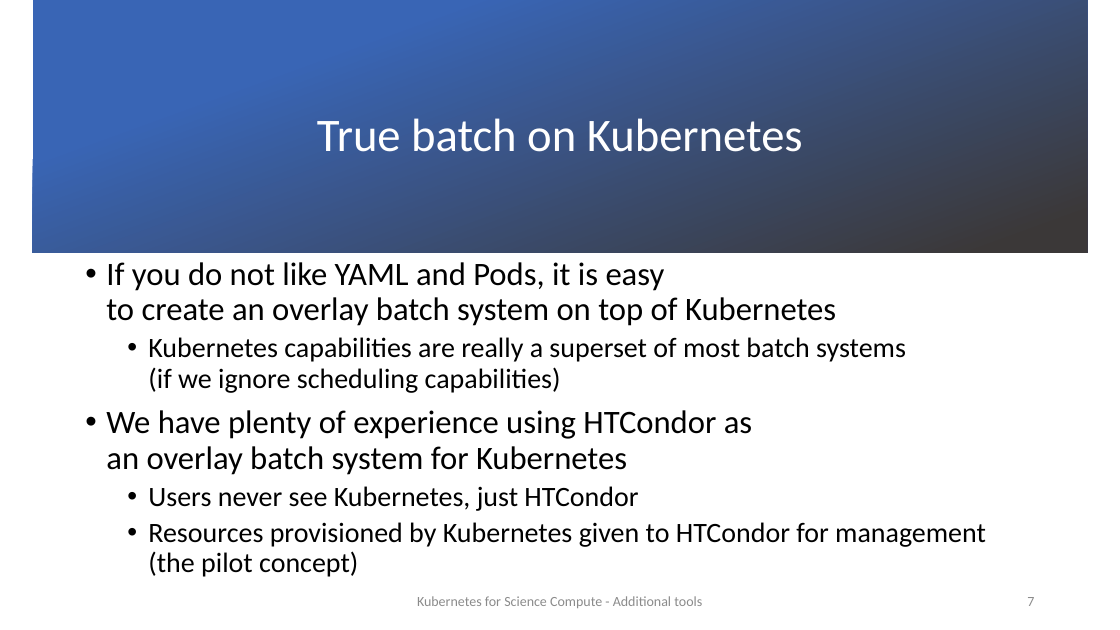
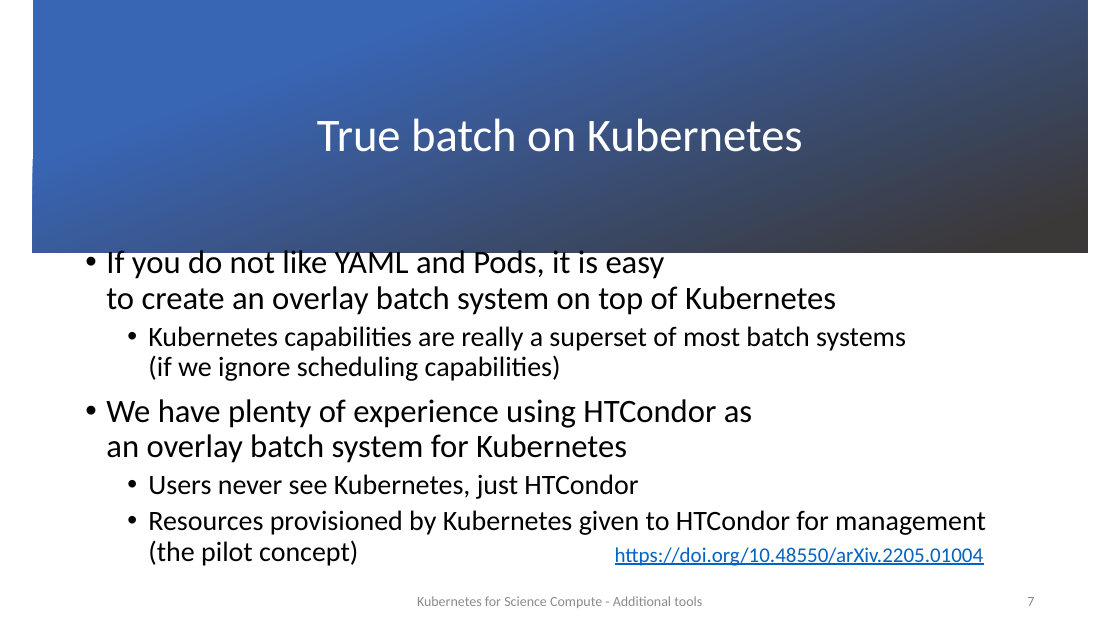
Before and after one commit to sfiligoi/tutorial-k8s-sdsc2022, a slide deck: slide 7 of slides/7_kubernetes_extra.pptx. Drawn at 1120x630 pixels with LibreOffice and Linux fonts; fonts in the diff are those of the drawing; background and template pictures are left out. Boxes give left, top, right and bottom in pixels: in the first picture for what was removed or moved away, otherwise in the second. Text is boxed around its words. In the diff, an @@ line names an element or a change of style, - is before the commit and + after.

```diff
--- a/slides/7_kubernetes_extra.pptx
+++ b/slides/7_kubernetes_extra.pptx
@@ text "If you do not like ..." rewrapped from (106, 262, 986, 577) to (106, 247, 986, 566) @@
@@ text added at (615, 547, 984, 566), 18 pt, text #0563C1, underline @@
+https://doi.org/10.48550/arXiv.2205.01004
```
Also in this commit, not shown: 2 other slides changed.
